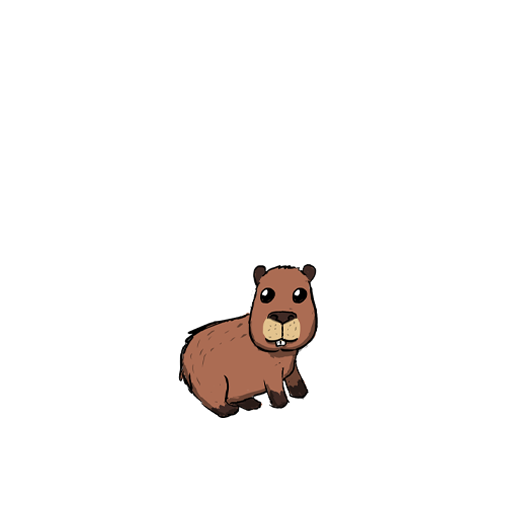
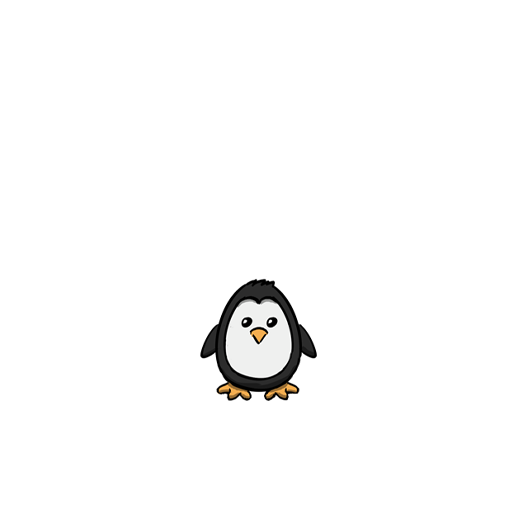
The second 512 x 512 image is a revision of the first. Changes to its layers:
added layer "penguin" above "wolf" over [200, 276, 317, 401]
hid "capybara" over [178, 264, 318, 418]
